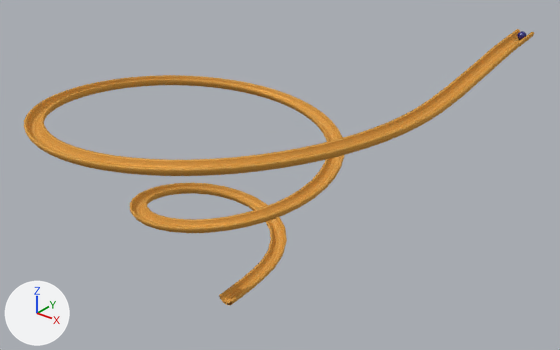
The Blender file 01-Models/dm-KugelSpirale2.blend: old version first, new version second.
Rendered twice from a 50 mm camera at (57.1, -60.2, 45.7) aimed at (6.7, 2.8, 6.7). The axes (+X, +Y, +Z) are drawn at lower left. The lights are the same throughout.

The first picture shows 'spiralee'.
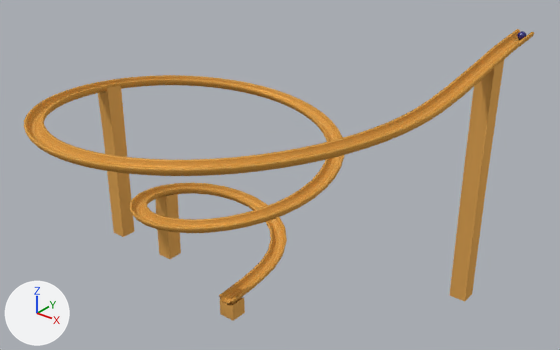
Pixel boxes (x1, y1, x2, y2) of what changed, in the pictures (560 x 350 px):
```json
{"object": "Cube.003", "change": "added", "after": [449, 60, 504, 302]}
{"object": "Cube.002", "change": "added", "after": [98, 86, 134, 237]}
{"object": "Cube.001", "change": "added", "after": [156, 194, 181, 259]}
{"object": "Cube", "change": "added", "after": [220, 297, 245, 321]}
```

Scene script edits in JSON lines:
```json
{"op": "add", "block": "me_cube", "code": ["me_cube = bpy.data.meshes.new('Cube')", "me_cube.from_pydata(...)  # 98 vertices, 96 faces; spans x -1.0..1.0, y -1.0..1.0, z -0.76..1.42", "me_cube.materials.append(mat_material)"]}
{"op": "add", "block": "me_cube_001", "code": ["me_cube_001 = bpy.data.meshes.new('Cube.001')", "me_cube_001.from_pydata(...)  # 98 vertices, 96 faces; spans x -1.0..1.07, y -1.02..1.02, z -0.76..8.5", "me_cube_001.materials.append(mat_material)"]}
{"op": "add", "block": "me_cube_002", "code": ["me_cube_002 = bpy.data.meshes.new('Cube.002')", "me_cube_002.from_pydata(...)  # 98 vertices, 96 faces; spans x -1.0..1.1, y -1.27..1.0, z -0.76..8.48", "me_cube_002.materials.append(mat_material)"]}
{"op": "add", "block": "me_cube_003", "code": ["me_cube_003 = bpy.data.meshes.new('Cube.003')", "me_cube_003.from_pydata(...)  # 98 vertices, 96 faces; spans x -1.0..1.1, y -1.27..1.0, z -0.76..11.8", "me_cube_003.materials.append(mat_material)"]}
{"op": "add", "block": "ob_cube", "code": ["ob_cube = bpy.data.objects.new('Cube', me_cube)", "ob_cube.location = (6.35, -5.54, -7.41)"]}
{"op": "add", "block": "ob_cube_001", "code": ["ob_cube_001 = bpy.data.objects.new('Cube.001', me_cube_001)", "ob_cube_001.location = (-8.87, -0.81, -7.41)"]}
{"op": "add", "block": "ob_cube_002", "code": ["ob_cube_002 = bpy.data.objects.new('Cube.002', me_cube_002)", "ob_cube_002.location = (-17.94, -0.81, -6.38)", "ob_cube_002.scale = (1.0, 1.0, 2.34)"]}
{"op": "add", "block": "ob_cube_003", "code": ["ob_cube_003 = bpy.data.objects.new('Cube.003', me_cube_003)", "ob_cube_003.location = (25.33, 14.48, -6.38)", "ob_cube_003.scale = (1.0, -1.0, 2.34)"]}
```
